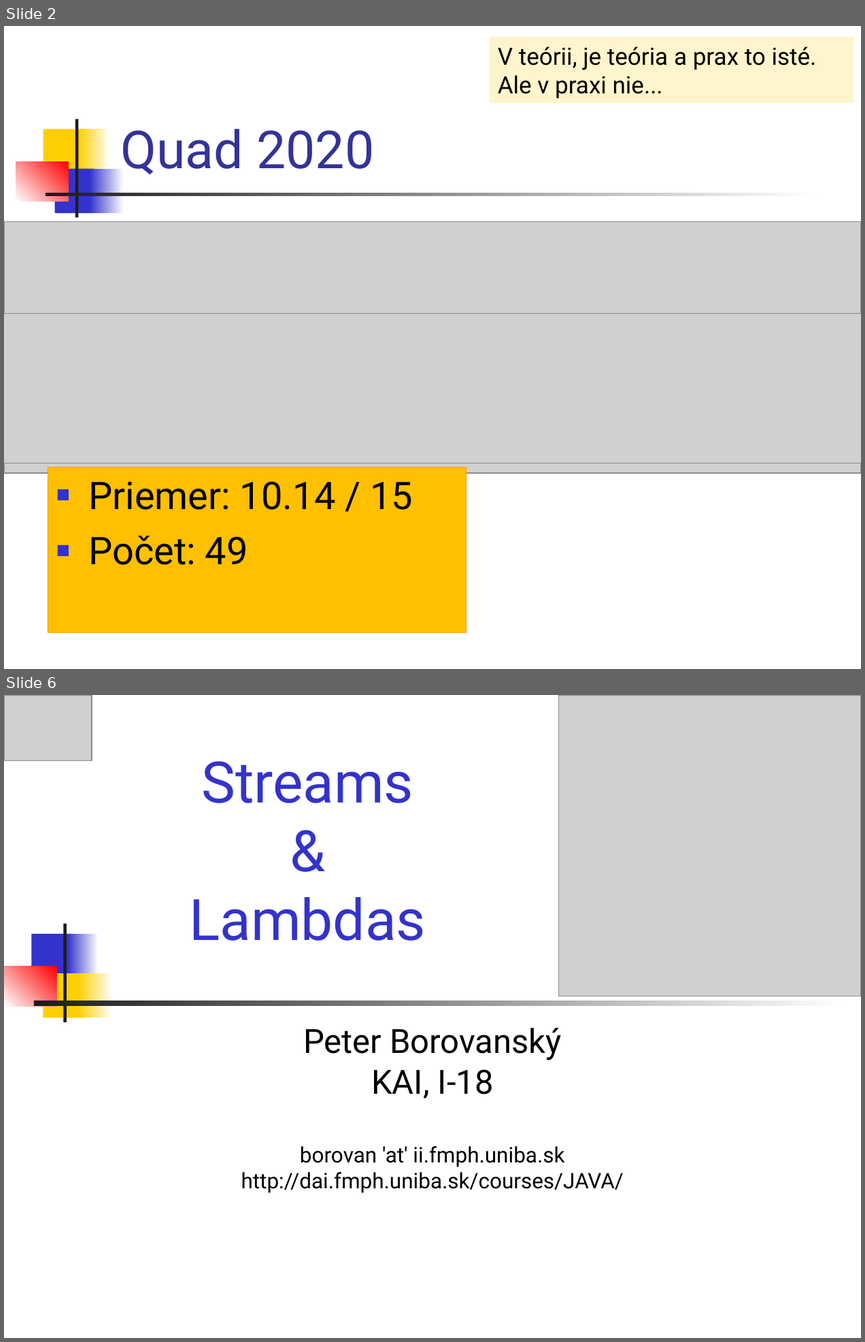
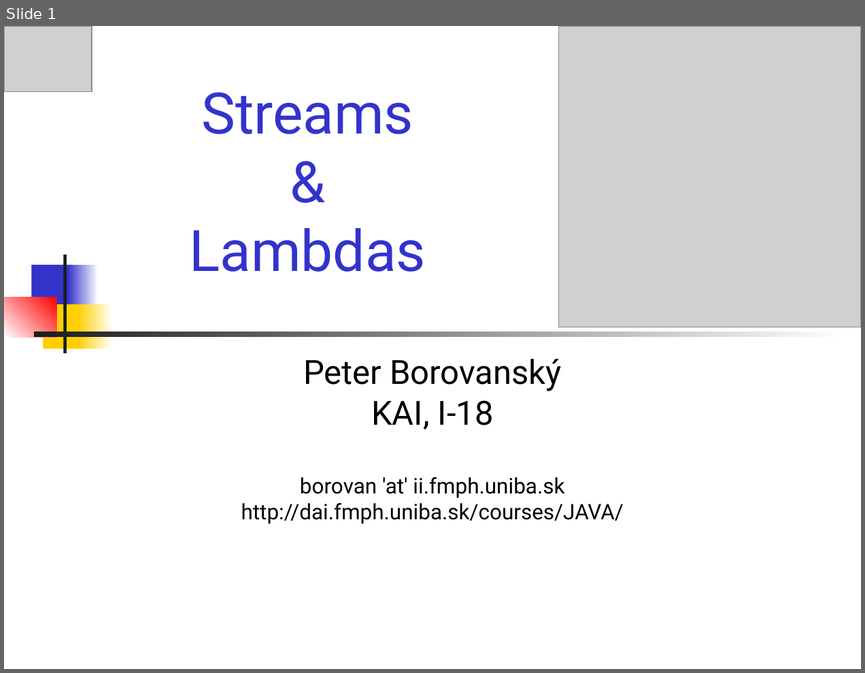
Before and after one commit to Programovanie4/Prednasky, a slide deck: 07/07_java.ppt. Shown one above the other, each under a label of ours: slides 2 and 6 before the commit, slide 1 after it; the slides between them are not shown. The pictures are 865x1342 and 865x673 pixels, drawn with LibreOffice and Linux fonts; fonts in the diff are those of the drawing; grey boxes stand for pictures. Boxes give left, top, right and bottom in pixels: in the first picture for what was removed or moved away, otherwise in the second. Text is boxed around its words. In the diff, an @@ line names an element or a change of style, - is before the commit and + after.

```diff
--- a/07/07_java.ppt
+++ b/07/07_java.ppt
@@ slide 2 removed at [4,26,861,669], background #FFFFFF @@
@@ rectangle removed at [489,37,853,103] @@
-V teórii, je teória a prax to isté.
-Ale v praxi nie...
@@ rectangle removed at [75,118,77,217] @@
@@ rectangle removed at [43,129,84,174] @@
@@ rectangle removed at [79,129,110,174] @@
@@ title removed at [120,129,374,174] @@
-Quad 2020
@@ rectangle removed at [16,161,68,201] @@
@@ rectangle removed at [54,168,94,213] @@
@@ rectangle removed at [90,168,124,213] @@
@@ rectangle removed at [45,193,816,195] @@
@@ picture removed at [4,221,861,472] @@
@@ picture removed at [4,314,861,463] @@
@@ rectangle removed at [48,467,466,633] @@
-■ Priemer: 10.14 / 15
-■ Počet: 49
@@ what was slide 6 is now slide 1 @@
```
Also in this commit, not shown: 25 slides changed, 5 other slides removed, 4 other files.
